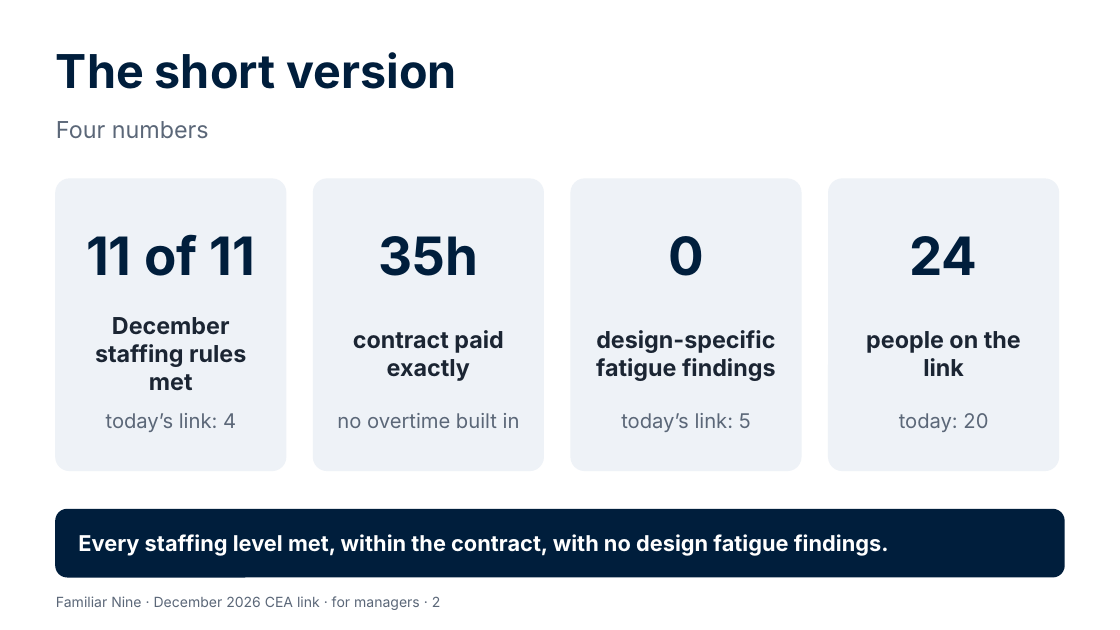
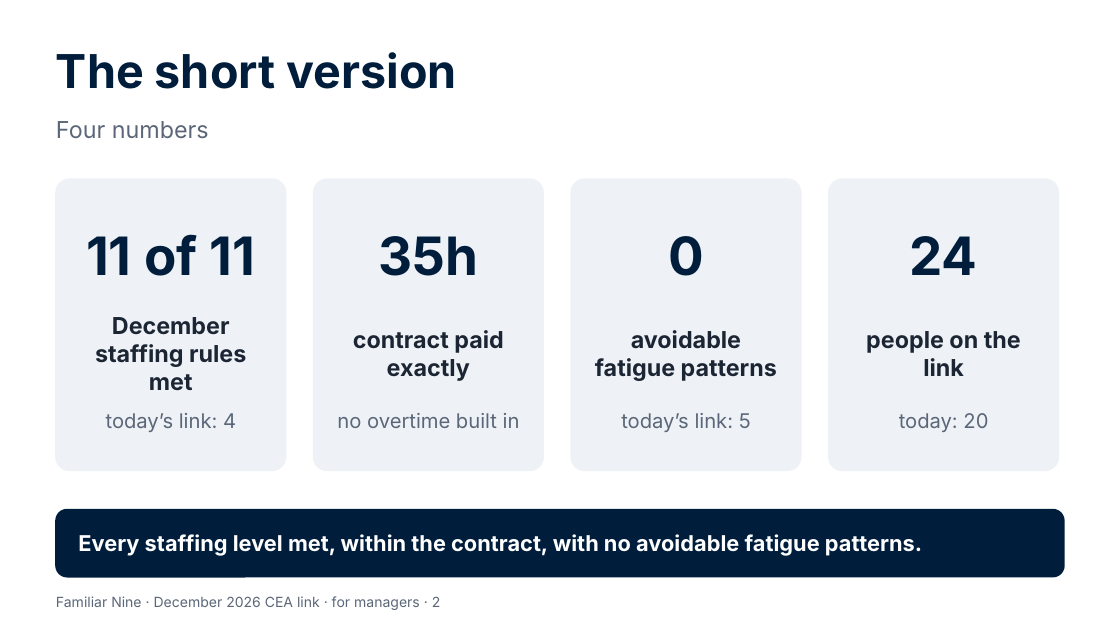
Before and after one commit to Garethdavidmiller/roster-app, a slide deck: slide 2 of docs/proposals/presentations/Familiar-Nine-for-managers.pptx. Drawn at 1120x630 pixels with LibreOffice and Linux fonts; fonts in the diff are those of the drawing. Boxes give left, top, right and bottom in pixels: in the first picture for what was removed or moved away, otherwise in the second. Text is boxed around its words. In the diff, an @@ line names an element or a change of style, - is before the commit and + after.

```diff
--- a/docs/proposals/presentations/Familiar-Nine-for-managers.pptx
+++ b/docs/proposals/presentations/Familiar-Nine-for-managers.pptx
@@ text at bbox=[595, 330, 777, 381]: text changed @@
-design-specific fatigue findings
+avoidable fatigue patterns
@@ text at bbox=[78, 534, 922, 556]: text changed @@
-Every staffing level met, within the contract, with no design fatigue findings.
+Every staffing level met, within the contract, with no avoidable fatigue patterns.
```
Also in this commit, not shown: 3 other slides changed, 1 slide added, 1 slide removed, 4 other files.
